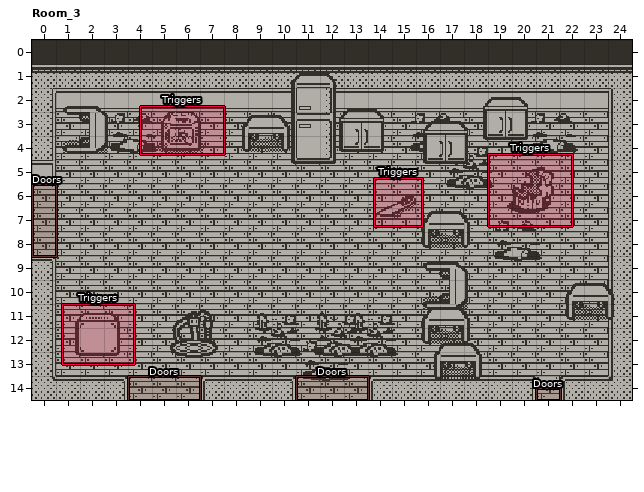
Two versions of a level (LDtk project, LDTK/DPplaydate.ldtk). The picture above is the old version.
Cells are 16x16 px. Shown: Room_3 x 0..24, y 0..14. The commit also changed other parts of the map, which this record leaves out.
After:
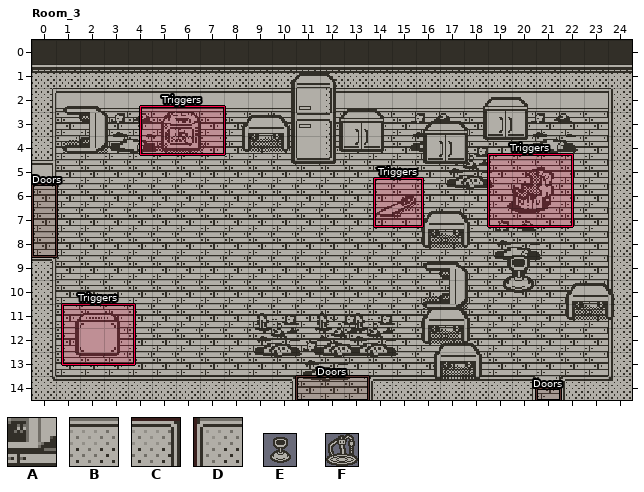
Key: from "BGTilemap": A 5, B 20, C 22, D 23; from "Items": E 3; from "Props": F 44.
_ is an empty cell.
Objects are placed by their top-left corner, in cells (3,4 is the top-left corner of cell 3,4); size is 1x1 cell unless given.
Tiles replaced or removed in this view: A, C, D.
Edits made:
Changed rows in their new state; . is an unchanged cell.
Layer "BGTilemap":
first column x 3:
14 BBBBB
Layer "Props":
removed: F "Minifier" at 5.8,11.2 size 2x2
Layer "Items":
added: E "Plunger" at 19.2,8.8 size 2x2
Layer "Doors":
removed: "Doors" rectangle at 4,14 size 3x1
